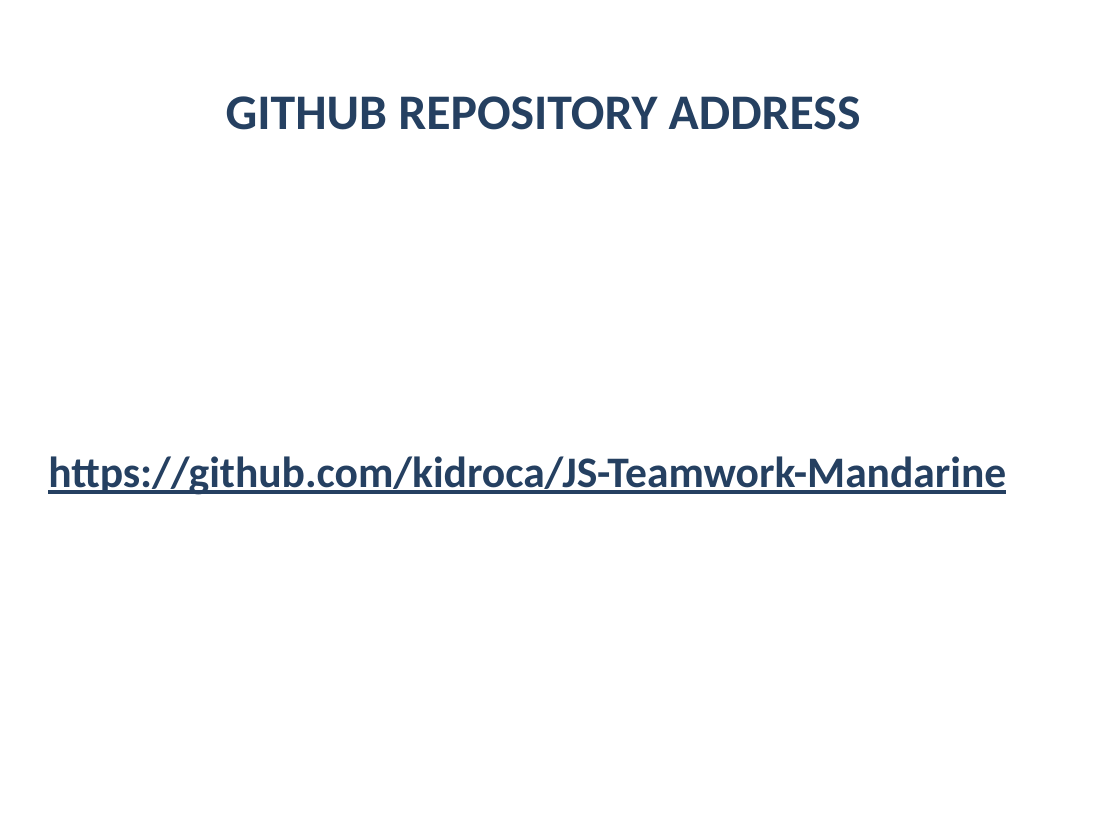
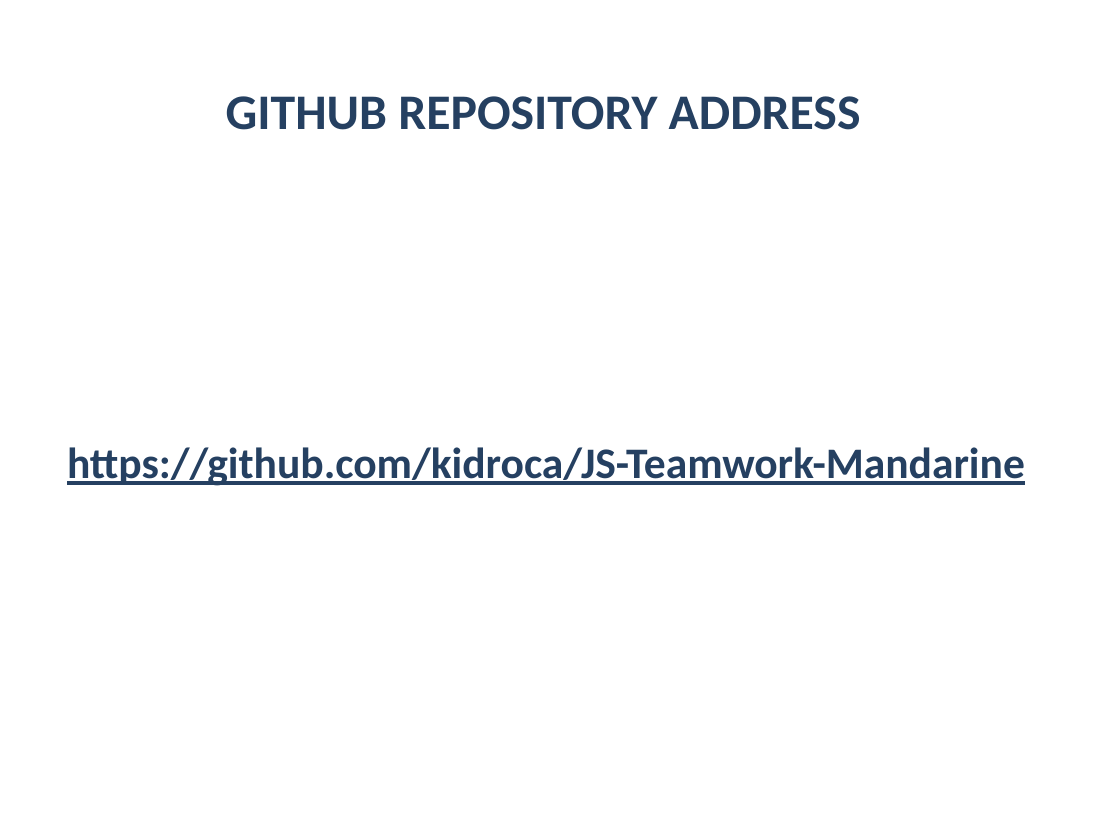
Before and after one commit to Acrelion/JS-Teamwork-Mandarine, a slide deck: slide 8 of Project Documentation/Presentation Mandarine.pptx. Drawn at 1120x840 pixels with LibreOffice and Linux fonts; fonts in the diff are those of the drawing; background and template pictures are left out. Boxes give left, top, right and bottom in pixels: in the first picture for what was removed or moved away, otherwise in the second. Text is boxed around its words. In the diff, an @@ line names an element or a change of style, - is before the commit and + after.

```diff
--- a/Project Documentation/Presentation Mandarine.pptx
+++ b/Project Documentation/Presentation Mandarine.pptx
@@ text "https://github.com/kidroca/JS-Teamwork-Mandarine" moved from (x1=48, y1=456, x2=1006, y2=495) to (x1=67, y1=447, x2=1025, y2=486) @@
```
Also in this commit, not shown: 4 other slides changed.
